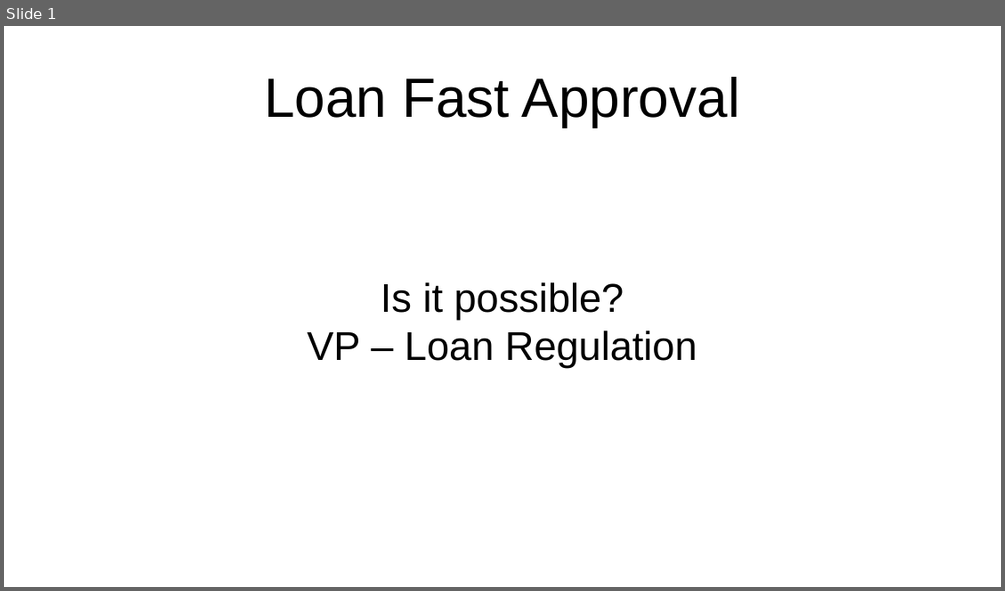
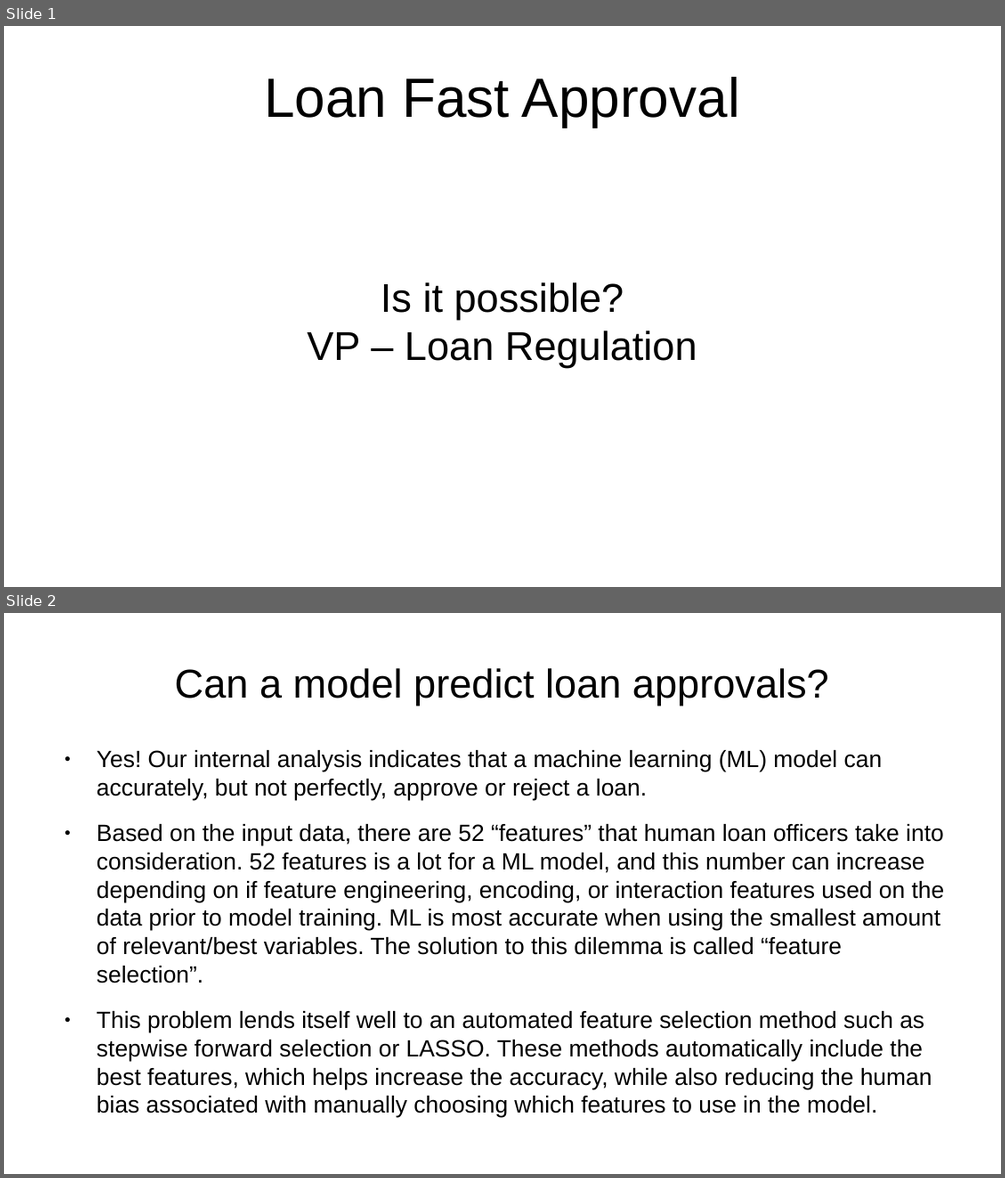
Before and after one commit to mbradds/loan-origination-model, a slide deck: loan_approval_slides_gm.pptx. Shown one above the other, each under a label of ours: slide 1 before the commit, slides 1 and 2 after it. The pictures are 1005x591 and 1005x1178 pixels, drawn with LibreOffice and Linux fonts; fonts in the diff are those of the drawing. Boxes give left, top, right and bottom in pixels: in the first picture for what was removed or moved away, otherwise in the second. Text is boxed around its words. In the diff, an @@ line names an element or a change of style, - is before the commit and + after.

```diff
--- a/loan_approval_slides_gm.pptx
+++ b/loan_approval_slides_gm.pptx
@@ slide 2 added at (4, 613, 1001, 1174), background #FFFFFF @@
@@ title added at (175, 668, 829, 706), 32 pt, text #000000 @@
+Can a model predict loan approvals?
@@ text added at (97, 750, 945, 1118), 18.7 pt, text #000000 @@
+● Yes! Our internal analysis indicates that a machine learning (ML) model can accurately, but not perfectly, approve or reject a loan.
+● Based on the input data, there are 52 “features” that human loan officers take into consideration. 52 features is a lot for a ML model, and this number can increase depending on if feature engineering, encoding, or interaction features used on the data prior to model training. ML is most accurate when using the smallest amount of relevant/best variables. The solution to this dilemma is called “feature selection”.
+● This problem lends itself well to an automated feature selection method such as stepwise forward selection or LASSO. These methods automatically include the best features, which helps increase the accuracy, while also reducing the human bias associated with manually choosing which features to use in the model.
```
Also in this commit, not shown: 2 other slides added, 2 other files.
